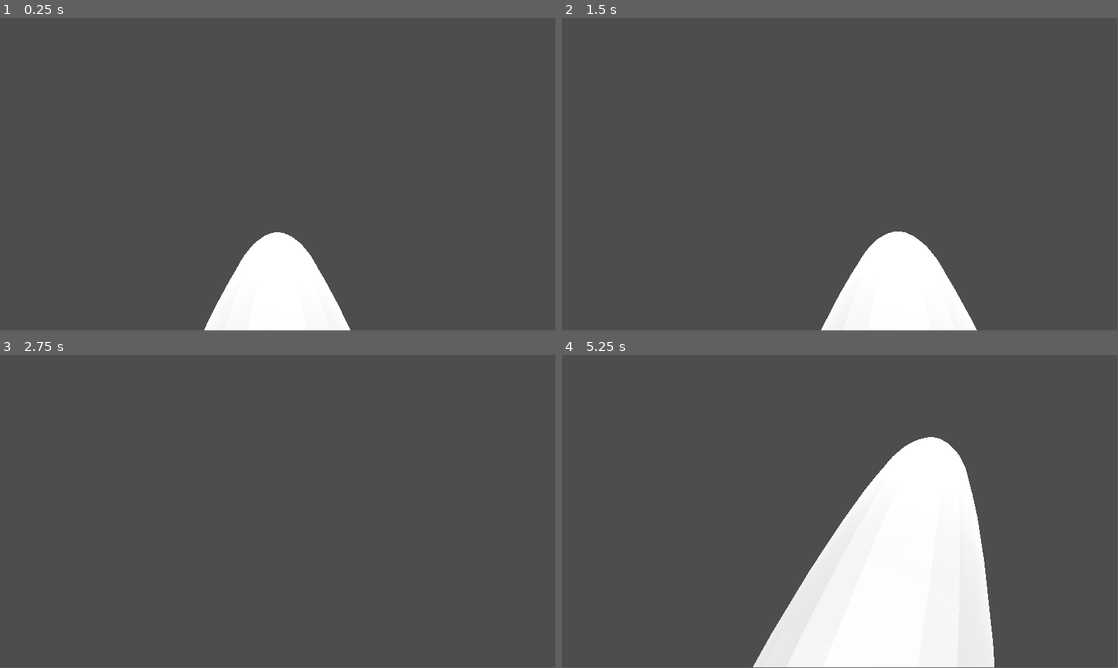
Above: before the commit, frames 1-4 (two rows, left to right).
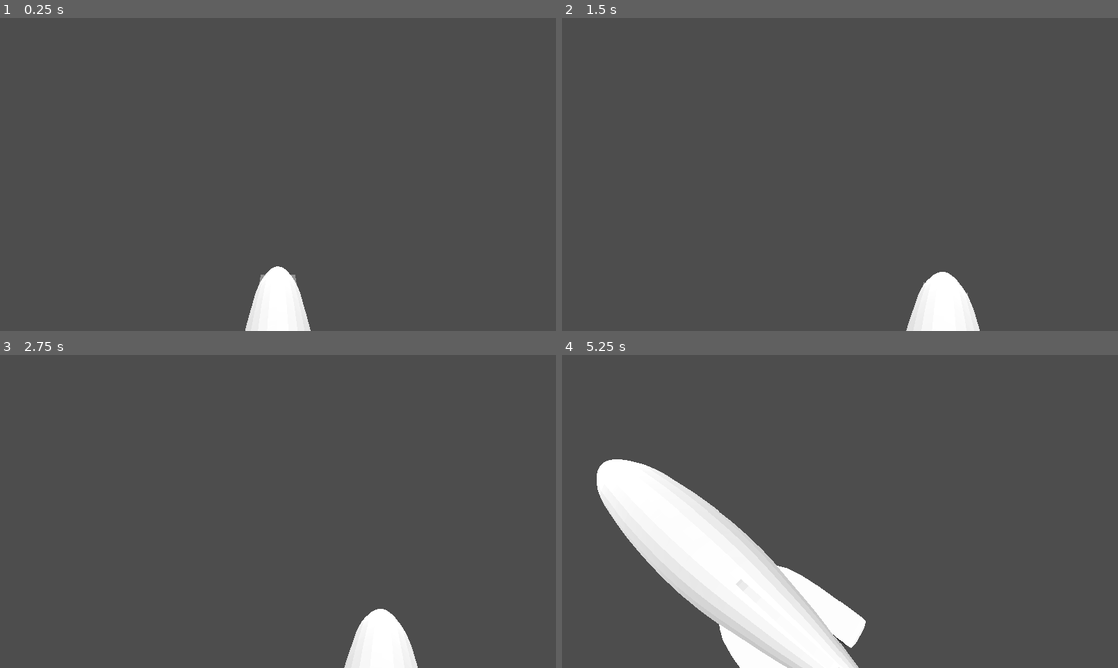
Above: after the commit, the same moments.

Repository: Manenderrr/airship-gamejam-thing
Game: Godot game, scene res://main.tscn
Same seed, same stepped clock (60 frames per second), same inputs: the game is played once before the commit and once after it.
Inputs (mouse positions are in pixels of both pictures, inside the frame that each line leads up to):
- Up to frame 1 (0.25 s): no input
- Up to frame 2 (1.5 s): tap Enter at 0.5 s; move the mouse to (867, 171) at 0.52 s; hold X (landing) 0.53-1.28 s; hold W (airship_forward) from 0.53 s (still down); tap Z (takeoff) at 0.8, 1.35 s; tap Space at 1.25 s; move the mouse to (812, 174) at 1.27 s
- Up to frame 3 (2.75 s): tap X (landing) at 1.55 s; release W (airship_forward) at 2 s; click (517, 392) at 2 s, where only the run after the commit has a clickable "X"
- Up to frame 4 (5.25 s): tap Enter at 2.75, 4.25 s; move the mouse to (851, 505) at 2.77 s; press the mouse at (851, 505) at 2.78 s; hold W (airship_forward) from 2.78 s (still down); tap Z (takeoff) at 3.05 s; tap Space at 3.5, 5 s; move the mouse to (834, 514) at 3.52 s; release the mouse at (834, 514) at 3.53 s; tap X (landing) at 3.6, 5.1 s; move the mouse to (878, 514) at 4.27 s; hold Z (takeoff) 4.28-5.03 s; move the mouse to (795, 508) at 5.02 s
In our replay, the window is 799x449 before the commit and 800x450 after it. These sizes can differ from the game's own. Grey fills any space a smaller window leaves; there, only what the larger window draws over its background counts as a difference.

The runs differ from the first frame. In frame 1, 3.7% of the frame differs, in the area x 36-63%, y 68-100%; in frame 2, 4.5%; in frame 3, 1.7%; in frame 4, 28%, in the area x 6-78%, y 26-100%.

Commit message:
add resources system

Diff:
--- /dev/null
+++ b/Resources/iron.tres
@@ -0,0 +1,10 @@
+[gd_resource type="Resource" script_class="Product" format=3 uid="uid://hpjaq37uy7iy"]
+
+[ext_resource type="Script" uid="uid://7ybvv677kthm" path="res://product.gd" id="1_u4ueu"]
+
+[resource]
+script = ExtResource("1_u4ueu")
+name = "Iron"
+size = 0.1
+density = 7874.0
+metadata/_custom_type_script = "uid://7ybvv677kthm"
--- /dev/null
+++ b/Resources/wheat.tres
@@ -0,0 +1,10 @@
+[gd_resource type="Resource" script_class="Product" format=3 uid="uid://hw7n37623jgh"]
+
+[ext_resource type="Script" uid="uid://7ybvv677kthm" path="res://product.gd" id="1_s52fe"]
+
+[resource]
+script = ExtResource("1_s52fe")
+name = "Wheat"
+size = 10.0
+density = 750.0
+metadata/_custom_type_script = "uid://7ybvv677kthm"
--- /dev/null
+++ b/Resources/wood.tres
@@ -0,0 +1,10 @@
+[gd_resource type="Resource" script_class="Product" format=3 uid="uid://dfbg2fjrts5ry"]
+
+[ext_resource type="Script" uid="uid://7ybvv677kthm" path="res://product.gd" id="1_irjvf"]
+
+[resource]
+script = ExtResource("1_irjvf")
+name = "Wood"
+size = 10.0
+density = 950.0
+metadata/_custom_type_script = "uid://7ybvv677kthm"
--- /dev/null
+++ b/add_items.gd
@@ -0,0 +1,15 @@
+extends Node
+
+@export var info: Label
+
+@onready var amount = %Amount
+@export var item: Product
+@onready var airship: RigidBody3D = %Airship
+
+
+func _ready() -> void:
+	info.text = item.name + ": weight = " + str(item.weight) + ", size = " + str(item.size)
+
+func _on_pressed() -> void:
+	item.amount = amount.value
+	airship.change_mass()
--- a/airship.gd
+++ b/airship.gd
@@ -1,15 +1,22 @@
 extends RigidBody3D
 
 
-var air_density: float = 1.190
-var airship_density: float = 0.0899
+var weight: float = 2000.0
+const air_density: float = 1.190
+const airship_density: float = 0.0899
 var g: float = 9.8
 
-@export var airship_capasity: float = 4000.0
-@export var air_ballast_space :float = 2000.0:
+@onready var shipment_menu: = %ShipmentMenu
+
+@export var products: Array[Product]
+@export var crate_size: float = 100
+var products_size: float = 0
+
+@export var airship_capasity: float = 50000.0
+@export var air_ballast_space: float:
 	set(value):
 		air_ballast_space = clamp(value, 0, airship_capasity)
-@export var waste_air_ballast :float = 100.0
+@export var air_ballast_pump_speed :float = 1000.0
 
 @export var acceleration: float = 15000.0
 @export var torque: float = 37500.0
@@ -20,19 +27,35 @@
 	linear_damp = acceleration_friction
 	angular_damp = torque_friction
 
+	mass = weight
+	for prod in products:
+		if prod:
+			mass += prod.weight * prod.amount
+
+	air_ballast_space = mass / (air_density - airship_density)
+
 func _process(delta: float) -> void:
 	if Input.is_action_pressed("takeoff"):
-		air_ballast_space -= waste_air_ballast * delta
+		air_ballast_space -= air_ballast_pump_speed * delta
 	if Input.is_action_pressed("landing"):
-		air_ballast_space += waste_air_ballast * delta
+		air_ballast_space += air_ballast_pump_speed * delta
 
 
 func _integrate_forces(state: PhysicsDirectBodyState3D) -> void:
-	var thrust_axis = Input.get_axis("airship_back", "airship_forward")
-	state.apply_central_force(basis.x * thrust_axis * acceleration)
+	if shipment_menu.in_shipment_menu == false:
+		var thrust_axis = Input.get_axis("airship_back", "airship_forward")
+		state.apply_central_force(basis.x * thrust_axis * acceleration)
 
-	var torque_axis = Input.get_axis("airship_left", "airship_right")
-	state.apply_torque(Vector3(0, torque_axis * torque, 0))
+		var torque_axis = Input.get_axis("airship_left", "airship_right")
+		state.apply_torque(Vector3(0, torque_axis * torque, 0))
 
 	#airship takeoff and landing
 	state.apply_central_force(basis.y * g * air_ballast_space * (air_density - airship_density))
+
+func change_mass():
+	for prod in products:
+		if prod:
+			products_size += prod.size * prod.amount
+			if crate_size >= products_size:
+				mass += prod.weight * prod.amount
+				air_ballast_space = mass / (air_density - airship_density)
--- /dev/null
+++ b/airship_landing.gd
@@ -0,0 +1,7 @@
+extends Area3D
+
+@onready var shipment_menu: = %ShipmentMenu
+
+func _on_body_entered(body: Node3D) -> void:
+	if body.is_in_group("Player"):
+		shipment_menu.shipment_menu_appear()
--- a/camera_movement.gd
+++ b/camera_movement.gd
@@ -1,12 +1,13 @@
 extends Camera3D
 
 var mouse_sensitivity = 0.005
+@onready var shipment_menu: = %ShipmentMenu
 
 func _ready():
 	Input.mouse_mode = Input.MOUSE_MODE_CAPTURED
 
 func _input(event):
-	if event is InputEventMouseMotion:
+	if event is InputEventMouseMotion and shipment_menu.in_shipment_menu == false:
 		rotation.y -= event.relative.x * mouse_sensitivity
 		rotation.x -= event.relative.y * mouse_sensitivity
 		rotation.x = clamp(rotation.x, deg_to_rad(-60), deg_to_rad(30))
--- a/main.tscn
+++ b/main.tscn
@@ -1,8 +1,15 @@
 [gd_scene format=3 uid="uid://cqow47bch5ocs"]
 
 [ext_resource type="Script" uid="uid://we8ypjg2lq2q" path="res://airship.gd" id="1_0xm2m"]
+[ext_resource type="Script" uid="uid://7ybvv677kthm" path="res://product.gd" id="2_5vw27"]
 [ext_resource type="PackedScene" uid="uid://bi1rbqrej4qu" path="res://AirShip_Original.fbx" id="2_h2yge"]
 [ext_resource type="Script" uid="uid://tfcow8rj7qi4" path="res://camera_movement.gd" id="3_h2yge"]
+[ext_resource type="Resource" uid="uid://hpjaq37uy7iy" path="res://Resources/iron.tres" id="3_kek77"]
+[ext_resource type="Script" uid="uid://cdmnois872y32" path="res://airship_landing.gd" id="4_1bvp3"]
+[ext_resource type="Resource" uid="uid://dfbg2fjrts5ry" path="res://Resources/wood.tres" id="4_4c57u"]
+[ext_resource type="Resource" uid="uid://hw7n37623jgh" path="res://Resources/wheat.tres" id="5_efxa6"]
+[ext_resource type="Script" uid="uid://vw1uik1lapom" path="res://shipment_menu.gd" id="9_4c57u"]
+[ext_resource type="Script" uid="uid://c7fsuhbivn13p" path="res://add_items.gd" id="9_kek77"]
 
 [sub_resource type="CapsuleShape3D" id="CapsuleShape3D_ig7tw"]
 radius = 5.0
@@ -14,26 +21,33 @@
 [sub_resource type="BoxShape3D" id="BoxShape3D_0xm2m"]
 size = Vector3(10, 1, 10)
 
+[sub_resource type="BoxShape3D" id="BoxShape3D_lquwl"]
+size = Vector3(9, 8, 9)
+
 [node name="Node" type="Node" unique_id=451165689]
 
-[node name="Airship" type="RigidBody3D" parent="." unique_id=1794264092]
-transform = Transform3D(-4.3711385e-08, 0, -0.9999999, 0, 0.9999998, 0, 0.9999999, 0, -4.3711385e-08, 0, 0, 0)
+[node name="Airship" type="RigidBody3D" parent="." unique_id=1794264092 groups=["Player"]]
+unique_name_in_owner = true
+transform = Transform3D(-4.3711385e-08, 0, -0.9999999, 0, 0.9999998, 0, 0.9999999, 0, -4.3711385e-08, 0, 0, -41)
 mass = 2000.0
 can_sleep = false
 constant_force = Vector3(0, 9.8, 0)
 script = ExtResource("1_0xm2m")
-torque = 1000000.0
+products = Array[ExtResource("2_5vw27")]([ExtResource("3_kek77"), ExtResource("5_efxa6"), ExtResource("4_4c57u")])
+torque = 15000.0
 acceleration_friction = 1.0
-
-[node name="AirShip_Original" parent="Airship" unique_id=1876963269 instance=ExtResource("2_h2yge")]
+torque_friction = 1.0
+
+[node name="AirShip_Original" parent="Airship" unique_id=1876963269 groups=["Player"] instance=ExtResource("2_h2yge")]
 transform = Transform3D(1, 0, 0, 0, 1, 0, 0, 0, 1, 0, 0.19, 0)
 
-[node name="CollisionShape3D" type="CollisionShape3D" parent="Airship" unique_id=812321393]
+[node name="CollisionShape3D" type="CollisionShape3D" parent="Airship" unique_id=812321393 groups=["Player"]]
 transform = Transform3D(-4.3710084e-08, -1, 0, 0.9999702, -4.371139e-08, 0, 0, 0, 0.9999702, 0, 0, 0)
 shape = SubResource("CapsuleShape3D_ig7tw")
 
 [node name="Camera3D" type="Camera3D" parent="Airship" unique_id=1200810796]
-transform = Transform3D(2.9802326e-08, 0, -1.0000001, 0, 1.0000002, 0, 1.0000001, 0, 2.9802326e-08, -8.495451, 9.983683, 0.022933962)
+unique_name_in_owner = true
+transform = Transform3D(2.980235e-08, 0, -1.0000001, 0, 1.0000002, 0, 1.0000001, 0, 2.980235e-08, -22.308472, 20.775347, 0.022934569)
 script = ExtResource("3_h2yge")
 
 [node name="DirectionalLight3D" type="DirectionalLight3D" parent="." unique_id=189007976]
@@ -41,10 +55,272 @@
 rotation_edit_mode = 1
 
 [node name="StaticBody3D" type="StaticBody3D" parent="." unique_id=267346465]
-transform = Transform3D(1, 0, 0, 0, 1, 0, 0, 0, 1, 0, -9.319443, 24.02645)
+transform = Transform3D(1, 0, 0, 0, 1, 0, 0, 0, 1, 0, -9.319443, -8.023455)
 
 [node name="MeshInstance3D" type="MeshInstance3D" parent="StaticBody3D" unique_id=238372540]
 mesh = SubResource("BoxMesh_ig7tw")
 
 [node name="CollisionShape3D" type="CollisionShape3D" parent="StaticBody3D" unique_id=638531522]
 shape = SubResource("BoxShape3D_0xm2m")
+
+[node name="Area3D" type="Area3D" parent="StaticBody3D" unique_id=171464579]
+script = ExtResource("4_1bvp3")
+
+[node name="CollisionShape3D" type="CollisionShape3D" parent="StaticBody3D/Area3D" unique_id=1939782668]
+transform = Transform3D(1, 0, 0, 0, 1, 0, 0, 0, 1, 0, 4.5, 0)
+shape = SubResource("BoxShape3D_lquwl")
+
+[node name="ShipmentMenu" type="Control" parent="." unique_id=2107353023]
+unique_name_in_owner = true
+layout_mode = 3
+anchors_preset = 0
+offset_right = 1920.0
+offset_bottom = 1080.0
+script = ExtResource("9_4c57u")
+
+[node name="MainContainer(Margin)" type="MarginContainer" parent="ShipmentMenu" unique_id=1096150967]
+layout_mode = 1
+anchors_preset = 15
+anchor_right = 1.0
+anchor_bottom = 1.0
+grow_horizontal = 2
+grow_vertical = 2
+theme_override_constants/margin_left = 100
+theme_override_constants/margin_top = 100
+theme_override_constants/margin_right = 100
+theme_override_constants/margin_bottom = 100
+
+[node name="MenuBackground" type="PanelContainer" parent="ShipmentMenu/MainContainer(Margin)" unique_id=1757492509]
+layout_mode = 2
+
+[node name="VBoxContainer" type="VBoxContainer" parent="ShipmentMenu/MainContainer(Margin)/MenuBackground" unique_id=1590822501]
+layout_mode = 2
+
+[node name="InfoContainer(Margin)" type="MarginContainer" parent="ShipmentMenu/MainContainer(Margin)/MenuBackground/VBoxContainer" unique_id=758984498]
+layout_mode = 2
+theme_override_constants/margin_left = 10
+theme_override_constants/margin_top = 10
+theme_override_constants/margin_right = 10
+theme_override_constants/margin_bottom = 10
+
+[node name="ExitButton" type="Button" parent="ShipmentMenu/MainContainer(Margin)/MenuBackground/VBoxContainer/InfoContainer(Margin)" unique_id=735504356]
+custom_minimum_size = Vector2(50, 50)
+layout_mode = 2
+size_flags_horizontal = 8
+text = "X"
+
+[node name="MainMenuContainer(HBox)" type="HBoxContainer" parent="ShipmentMenu/MainContainer(Margin)/MenuBackground/VBoxContainer" unique_id=1238184006]
+layout_mode = 2
+size_flags_vertical = 3
+
+[node name="RemoveContainer(VBox)" type="VBoxContainer" parent="ShipmentMenu/MainContainer(Margin)/MenuBackground/VBoxContainer/MainMenuContainer(HBox)" unique_id=1670421527]
+layout_mode = 2
+size_flags_horizontal = 3
+
+[node name="AddContainer(VBox)" type="VBoxContainer" parent="ShipmentMenu/MainContainer(Margin)/MenuBackground/VBoxContainer/MainMenuContainer(HBox)" unique_id=167388042]
+layout_mode = 2
+size_flags_horizontal = 3
+
+[node name="InfoAddContainer(Margin)" type="MarginContainer" parent="ShipmentMenu/MainContainer(Margin)/MenuBackground/VBoxContainer/MainMenuContainer(HBox)/AddContainer(VBox)" unique_id=603540118]
+layout_mode = 2
+size_flags_horizontal = 3
+theme_override_constants/margin_left = 10
+theme_override_constants/margin_top = 10
+theme_override_constants/margin_right = 10
+theme_override_constants/margin_bottom = 10
+
+[node name="Background" type="Panel" parent="ShipmentMenu/MainContainer(Margin)/MenuBackground/VBoxContainer/MainMenuContainer(HBox)/AddContainer(VBox)/InfoAddContainer(Margin)" unique_id=77439586]
+custom_minimum_size = Vector2(0, 100)
+layout_mode = 2
+
+[node name="Info" type="Label" parent="ShipmentMenu/MainContainer(Margin)/MenuBackground/VBoxContainer/MainMenuContainer(HBox)/AddContainer(VBox)/InfoAddContainer(Margin)/Background" unique_id=974921174]
+layout_mode = 1
+anchors_preset = 15
+anchor_right = 1.0
+anchor_bottom = 1.0
+grow_horizontal = 2
+grow_vertical = 2
+text = "Add items"
+horizontal_alignment = 1
+vertical_alignment = 1
+
+[node name="ActAddContainer(HBox Iron)" type="HBoxContainer" parent="ShipmentMenu/MainContainer(Margin)/MenuBackground/VBoxContainer/MainMenuContainer(HBox)/AddContainer(VBox)" unique_id=1803206938]
+layout_mode = 2
+
+[node name="InfoActContainer(Margin)" type="MarginContainer" parent="ShipmentMenu/MainContainer(Margin)/MenuBackground/VBoxContainer/MainMenuContainer(HBox)/AddContainer(VBox)/ActAddContainer(HBox Iron)" unique_id=2114111225]
+layout_mode = 2
+size_flags_horizontal = 3
+theme_override_constants/margin_left = 10
+theme_override_constants/margin_top = 10
+theme_override_constants/margin_right = 10
+theme_override_constants/margin_bottom = 10
+
+[node name="Background" type="Panel" parent="ShipmentMenu/MainContainer(Margin)/MenuBackground/VBoxContainer/MainMenuContainer(HBox)/AddContainer(VBox)/ActAddContainer(HBox Iron)/InfoActContainer(Margin)" unique_id=1608309217]
+custom_minimum_size = Vector2(0, 100)
+layout_mode = 2
+
+[node name="Info" type="Label" parent="ShipmentMenu/MainContainer(Margin)/MenuBackground/VBoxContainer/MainMenuContainer(HBox)/AddContainer(VBox)/ActAddContainer(HBox Iron)/InfoActContainer(Margin)/Background" unique_id=721105771]
+layout_mode = 1
+anchors_preset = 15
+anchor_right = 1.0
+anchor_bottom = 1.0
+grow_horizontal = 2
+grow_vertical = 2
+text = "Iron"
+horizontal_alignment = 1
+vertical_alignment = 1
+
+[node name="ActContainer(HBox)" type="HBoxContainer" parent="ShipmentMenu/MainContainer(Margin)/MenuBackground/VBoxContainer/MainMenuContainer(HBox)/AddContainer(VBox)/ActAddContainer(HBox Iron)" unique_id=550122505]
+layout_mode = 2
+size_flags_horizontal = 3
+
+[node name="AmountContainer(Margin)" type="MarginContainer" parent="ShipmentMenu/MainContainer(Margin)/MenuBackground/VBoxContainer/MainMenuContainer(HBox)/AddContainer(VBox)/ActAddContainer(HBox Iron)/ActContainer(HBox)" unique_id=247566626]
+layout_mode = 2
+size_flags_horizontal = 3
+theme_override_constants/margin_left = 10
+theme_override_constants/margin_top = 10
+theme_override_constants/margin_right = 10
+theme_override_constants/margin_bottom = 10
+
+[node name="Amount" type="SpinBox" parent="ShipmentMenu/MainContainer(Margin)/MenuBackground/VBoxContainer/MainMenuContainer(HBox)/AddContainer(VBox)/ActAddContainer(HBox Iron)/ActContainer(HBox)/AmountContainer(Margin)" unique_id=2104637980]
+unique_name_in_owner = true
+layout_mode = 2
+
+[node name="AddButtonContainer(Margin)" type="MarginContainer" parent="ShipmentMenu/MainContainer(Margin)/MenuBackground/VBoxContainer/MainMenuContainer(HBox)/AddContainer(VBox)/ActAddContainer(HBox Iron)/ActContainer(HBox)" unique_id=1242887299]
+layout_mode = 2
+size_flags_horizontal = 3
+theme_override_constants/margin_left = 10
+theme_override_constants/margin_top = 10
+theme_override_constants/margin_right = 10
+theme_override_constants/margin_bottom = 10
+
+[node name="AddButton" type="Button" parent="ShipmentMenu/MainContainer(Margin)/MenuBackground/VBoxContainer/MainMenuContainer(HBox)/AddContainer(VBox)/ActAddContainer(HBox Iron)/ActContainer(HBox)/AddButtonContainer(Margin)" unique_id=1967792970 node_paths=PackedStringArray("info")]
+custom_minimum_size = Vector2(0, 100)
+layout_mode = 2
+size_flags_vertical = 4
+text = "Add"
+script = ExtResource("9_kek77")
+info = NodePath("../../../InfoActContainer(Margin)/Background/Info")
+item = ExtResource("3_kek77")
+
+[node name="ActAddContainer(HBox Wheat)" type="HBoxContainer" parent="ShipmentMenu/MainContainer(Margin)/MenuBackground/VBoxContainer/MainMenuContainer(HBox)/AddContainer(VBox)" unique_id=896709081]
+layout_mode = 2
+
+[node name="InfoActContainer(Margin)" type="MarginContainer" parent="ShipmentMenu/MainContainer(Margin)/MenuBackground/VBoxContainer/MainMenuContainer(HBox)/AddContainer(VBox)/ActAddContainer(HBox Wheat)" unique_id=898521317]
+layout_mode = 2
+size_flags_horizontal = 3
+theme_override_constants/margin_left = 10
+theme_override_constants/margin_top = 10
+theme_override_constants/margin_right = 10
+theme_override_constants/margin_bottom = 10
+
+[node name="Background" type="Panel" parent="ShipmentMenu/MainContainer(Margin)/MenuBackground/VBoxContainer/MainMenuContainer(HBox)/AddContainer(VBox)/ActAddContainer(HBox Wheat)/InfoActContainer(Margin)" unique_id=1697877366]
+custom_minimum_size = Vector2(0, 100)
+layout_mode = 2
+
+[node name="Info" type="Label" parent="ShipmentMenu/MainContainer(Margin)/MenuBackground/VBoxContainer/MainMenuContainer(HBox)/AddContainer(VBox)/ActAddContainer(HBox Wheat)/InfoActContainer(Margin)/Background" unique_id=1984289721]
+layout_mode = 1
+anchors_preset = 15
+anchor_right = 1.0
+anchor_bottom = 1.0
+grow_horizontal = 2
+grow_vertical = 2
+text = "Item"
+horizontal_alignment = 1
+vertical_alignment = 1
+
+[node name="ActContainer(HBox)" type="HBoxContainer" parent="ShipmentMenu/MainContainer(Margin)/MenuBackground/VBoxContainer/MainMenuContainer(HBox)/AddContainer(VBox)/ActAddContainer(HBox Wheat)" unique_id=540588674]
+layout_mode = 2
+size_flags_horizontal = 3
+
+[node name="AmountContainer(Margin)" type="MarginContainer" parent="ShipmentMenu/MainContainer(Margin)/MenuBackground/VBoxContainer/MainMenuContainer(HBox)/AddContainer(VBox)/ActAddContainer(HBox Wheat)/ActContainer(HBox)" unique_id=202249205]
+layout_mode = 2
+size_flags_horizontal = 3
+theme_override_constants/margin_left = 10
+theme_override_constants/margin_top = 10
+theme_override_constants/margin_right = 10
+theme_override_constants/margin_bottom = 10
+
+[node name="Amount" type="SpinBox" parent="ShipmentMenu/MainContainer(Margin)/MenuBackground/VBoxContainer/MainMenuContainer(HBox)/AddContainer(VBox)/ActAddContainer(HBox Wheat)/ActContainer(HBox)/AmountContainer(Margin)" unique_id=1302947996]
+layout_mode = 2
+
+[node name="AddButtonContainer(Margin)" type="MarginContainer" parent="ShipmentMenu/MainContainer(Margin)/MenuBackground/VBoxContainer/MainMenuContainer(HBox)/AddContainer(VBox)/ActAddContainer(HBox Wheat)/ActContainer(HBox)" unique_id=61828403]
+layout_mode = 2
+size_flags_horizontal = 3
+theme_override_constants/margin_left = 10
+theme_override_constants/margin_top = 10
+theme_override_constants/margin_right = 10
+theme_override_constants/margin_bottom = 10
+
+[node name="AddButton" type="Button" parent="ShipmentMenu/MainContainer(Margin)/MenuBackground/VBoxContainer/MainMenuContainer(HBox)/AddContainer(VBox)/ActAddContainer(HBox Wheat)/ActContainer(HBox)/AddButtonContainer(Margin)" unique_id=942398124 node_paths=PackedStringArray("info")]
+custom_minimum_size = Vector2(0, 100)
+layout_mode = 2
+size_flags_vertical = 4
+text = "Add"
+script = ExtResource("9_kek77")
+info = NodePath("../../../InfoActContainer(Margin)/Background/Info")
+item = ExtResource("5_efxa6")
+
+[node name="ActAddContainer(HBox Wood)" type="HBoxContainer" parent="ShipmentMenu/MainContainer(Margin)/MenuBackground/VBoxContainer/MainMenuContainer(HBox)/AddContainer(VBox)" unique_id=239554985]
+layout_mode = 2
+
+[node name="InfoActContainer(Margin)" type="MarginContainer" parent="ShipmentMenu/MainContainer(Margin)/MenuBackground/VBoxContainer/MainMenuContainer(HBox)/AddContainer(VBox)/ActAddContainer(HBox Wood)" unique_id=1523203538]
+layout_mode = 2
+size_flags_horizontal = 3
+theme_override_constants/margin_left = 10
+theme_override_constants/margin_top = 10
+theme_override_constants/margin_right = 10
+theme_override_constants/margin_bottom = 10
+
+[node name="Background" type="Panel" parent="ShipmentMenu/MainContainer(Margin)/MenuBackground/VBoxContainer/MainMenuContainer(HBox)/AddContainer(VBox)/ActAddContainer(HBox Wood)/InfoActContainer(Margin)" unique_id=149014353]
+custom_minimum_size = Vector2(0, 100)
+layout_mode = 2
+
+[node name="Info" type="Label" parent="ShipmentMenu/MainContainer(Margin)/MenuBackground/VBoxContainer/MainMenuContainer(HBox)/AddContainer(VBox)/ActAddContainer(HBox Wood)/InfoActContainer(Margin)/Background" unique_id=510373192]
+layout_mode = 1
+anchors_preset = 15
+anchor_right = 1.0
+anchor_bottom = 1.0
+grow_horizontal = 2
+grow_vertical = 2
+text = "Item"
+horizontal_alignment = 1
+vertical_alignment = 1
+
+[node name="ActContainer(HBox)" type="HBoxContainer" parent="ShipmentMenu/MainContainer(Margin)/MenuBackground/VBoxContainer/MainMenuContainer(HBox)/AddContainer(VBox)/ActAddContainer(HBox Wood)" unique_id=151527719]
+layout_mode = 2
+size_flags_horizontal = 3
+
+[node name="AmountContainer(Margin)" type="MarginContainer" parent="ShipmentMenu/MainContainer(Margin)/MenuBackground/VBoxContainer/MainMenuContainer(HBox)/AddContainer(VBox)/ActAddContainer(HBox Wood)/ActContainer(HBox)" unique_id=442179714]
+layout_mode = 2
+size_flags_horizontal = 3
+theme_override_constants/margin_left = 10
+theme_override_constants/margin_top = 10
+theme_override_constants/margin_right = 10
+theme_override_constants/margin_bottom = 10
+
+[node name="Amount" type="SpinBox" parent="ShipmentMenu/MainContainer(Margin)/MenuBackground/VBoxContainer/MainMenuContainer(HBox)/AddContainer(VBox)/ActAddContainer(HBox Wood)/ActContainer(HBox)/AmountContainer(Margin)" unique_id=296067175]
+layout_mode = 2
+
+[node name="AddButtonContainer(Margin)" type="MarginContainer" parent="ShipmentMenu/MainContainer(Margin)/MenuBackground/VBoxContainer/MainMenuContainer(HBox)/AddContainer(VBox)/ActAddContainer(HBox Wood)/ActContainer(HBox)" unique_id=1593244365]
+layout_mode = 2
+size_flags_horizontal = 3
+theme_override_constants/margin_left = 10
+theme_override_constants/margin_top = 10
+theme_override_constants/margin_right = 10
+theme_override_constants/margin_bottom = 10
+
+[node name="AddButton" type="Button" parent="ShipmentMenu/MainContainer(Margin)/MenuBackground/VBoxContainer/MainMenuContainer(HBox)/AddContainer(VBox)/ActAddContainer(HBox Wood)/ActContainer(HBox)/AddButtonContainer(Margin)" unique_id=893405443 node_paths=PackedStringArray("info")]
+custom_minimum_size = Vector2(0, 100)
+layout_mode = 2
+size_flags_vertical = 4
+text = "Add"
+script = ExtResource("9_kek77")
+info = NodePath("../../../InfoActContainer(Margin)/Background/Info")
+item = ExtResource("4_4c57u")
+
+[connection signal="body_entered" from="StaticBody3D/Area3D" to="StaticBody3D/Area3D" method="_on_body_entered"]
+[connection signal="pressed" from="ShipmentMenu/MainContainer(Margin)/MenuBackground/VBoxContainer/InfoContainer(Margin)/ExitButton" to="ShipmentMenu" method="_on_button_pressed"]
+[connection signal="pressed" from="ShipmentMenu/MainContainer(Margin)/MenuBackground/VBoxContainer/MainMenuContainer(HBox)/AddContainer(VBox)/ActAddContainer(HBox Iron)/ActContainer(HBox)/AddButtonContainer(Margin)/AddButton" to="ShipmentMenu/MainContainer(Margin)/MenuBackground/VBoxContainer/MainMenuContainer(HBox)/AddContainer(VBox)/ActAddContainer(HBox Iron)/ActContainer(HBox)/AddButtonContainer(Margin)/AddButton" method="_on_pressed"]
+[connection signal="pressed" from="ShipmentMenu/MainContainer(Margin)/MenuBackground/VBoxContainer/MainMenuContainer(HBox)/AddContainer(VBox)/ActAddContainer(HBox Wheat)/ActContainer(HBox)/AddButtonContainer(Margin)/AddButton" to="ShipmentMenu/MainContainer(Margin)/MenuBackground/VBoxContainer/MainMenuContainer(HBox)/AddContainer(VBox)/ActAddContainer(HBox Wheat)/ActContainer(HBox)/AddButtonContainer(Margin)/AddButton" method="_on_pressed"]
+[connection signal="pressed" from="ShipmentMenu/MainContainer(Margin)/MenuBackground/VBoxContainer/MainMenuContainer(HBox)/AddContainer(VBox)/ActAddContainer(HBox Wood)/ActContainer(HBox)/AddButtonContainer(Margin)/AddButton" to="ShipmentMenu/MainContainer(Margin)/MenuBackground/VBoxContainer/MainMenuContainer(HBox)/AddContainer(VBox)/ActAddContainer(HBox Wood)/ActContainer(HBox)/AddButtonContainer(Margin)/AddButton" method="_on_pressed"]
--- /dev/null
+++ b/product.gd
@@ -0,0 +1,17 @@
+extends Resource
+class_name Product
+
+@export var name: String = ""
+@export var size: float = 0:
+	set(value):
+		size = value
+		update_weight()
+@export var density: float = 0:
+	set(value):
+			density = value
+			update_weight()
+@export var amount: int = 0
+var weight: float = 0
+
+func update_weight() -> void:
+	weight = density * size
--- a/project.godot
+++ b/project.godot
@@ -11,9 +11,15 @@
 [application]
 
 config/name="New Game Project"
-run/main_scene="res://main.tscn"
+run/main_scene="uid://cqow47bch5ocs"
 config/features=PackedStringArray("4.6", "GL Compatibility")
 config/icon="res://icon.svg"
+
+[display]
+
+window/size/viewport_width=1920
+window/size/viewport_height=1080
+window/stretch/mode="viewport"
 
 [input]
 
--- /dev/null
+++ b/shipment_menu.gd
@@ -0,0 +1,21 @@
+extends Control
+
+@onready var camera_movement: = %Camera3D
+@onready var shipment_menu: = %ShipmentMenu
+var in_shipment_menu: bool = false
+
+func _ready() -> void:
+	shipment_menu_disappear()
+
+func _on_button_pressed() -> void:
+	shipment_menu_disappear()
+
+func shipment_menu_appear() -> void:
+	shipment_menu.visible = true
+	Input.mouse_mode = Input.MOUSE_MODE_VISIBLE
+	in_shipment_menu = true
+
+func shipment_menu_disappear() -> void:
+	shipment_menu.visible = false
+	Input.mouse_mode = Input.MOUSE_MODE_CAPTURED
+	in_shipment_menu = false
Not shown, added: add_items.gd.uid
Not shown, added: airship_landing.gd.uid
Not shown, added: product.gd.uid
Not shown, added: shipment_menu.gd.uid
